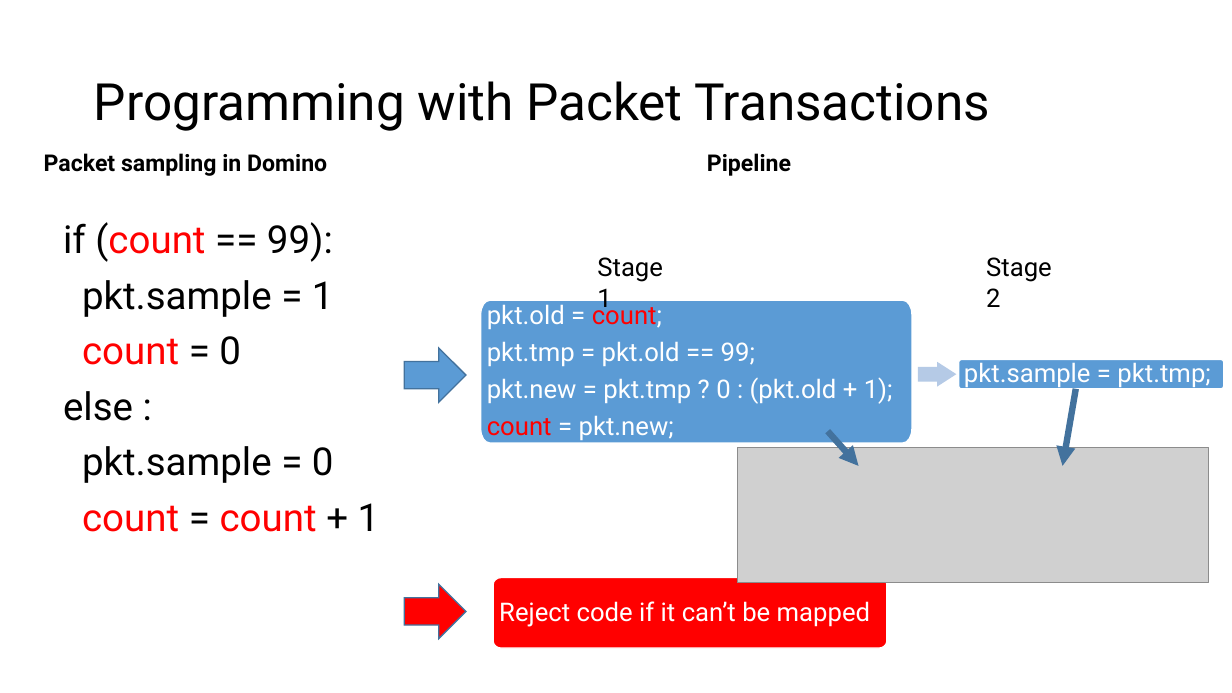
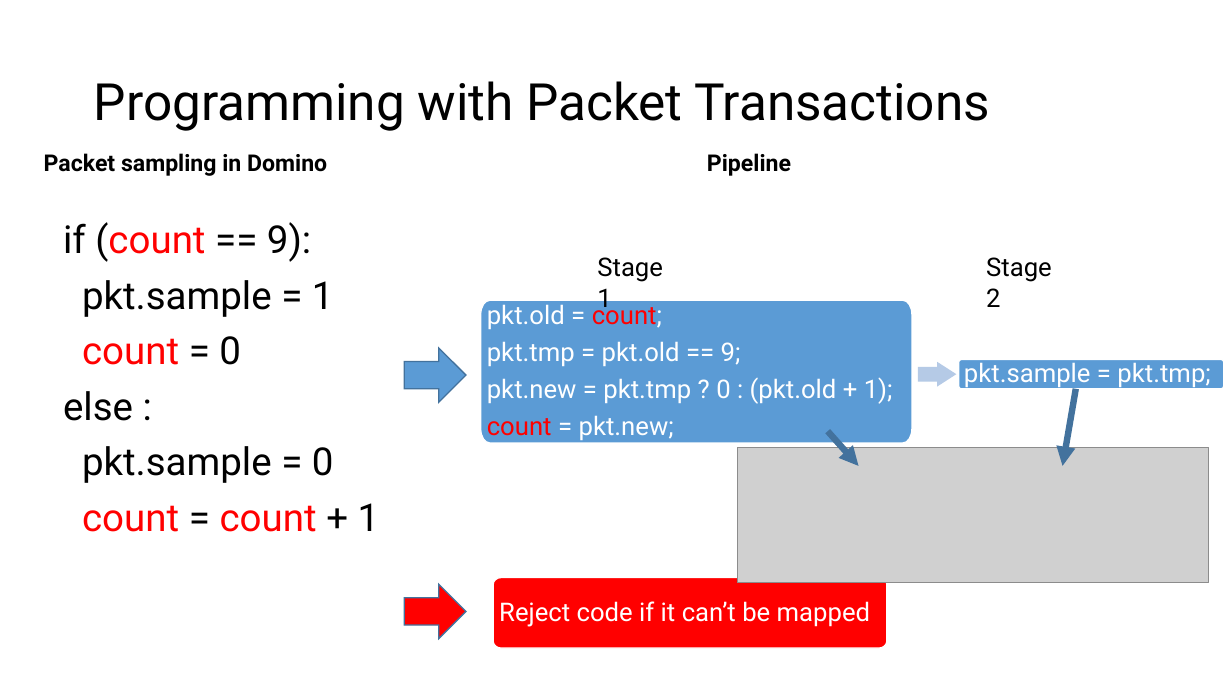
Before and after one commit to anirudhSK/pifo-domino-marple-ppts, a slide deck: slide 19 of domino_pifo.pptx (slide 17 before the commit). Drawn at 1232x693 pixels with LibreOffice and Linux fonts; fonts in the diff are those of the drawing; grey boxes stand for pictures. Boxes give left, top, right and bottom in pixels: in the first picture for what was removed or moved away, otherwise in the second. Text is boxed around its words. In the diff, an @@ line names an element or a change of style, - is before the commit and + after.

```diff
--- a/domino_pifo.pptx
+++ b/domino_pifo.pptx
@@ text at (63,222,311,262): text changed @@
-if (count == 99):
+if (count == 9):
@@ text in freeform shape at (487,341,741,366): text changed @@
-pkt.tmp = pkt.old == 99;
+pkt.tmp = pkt.old == 9;
```
Also in this commit, not shown: 9 other slides changed, 2 slides added.
